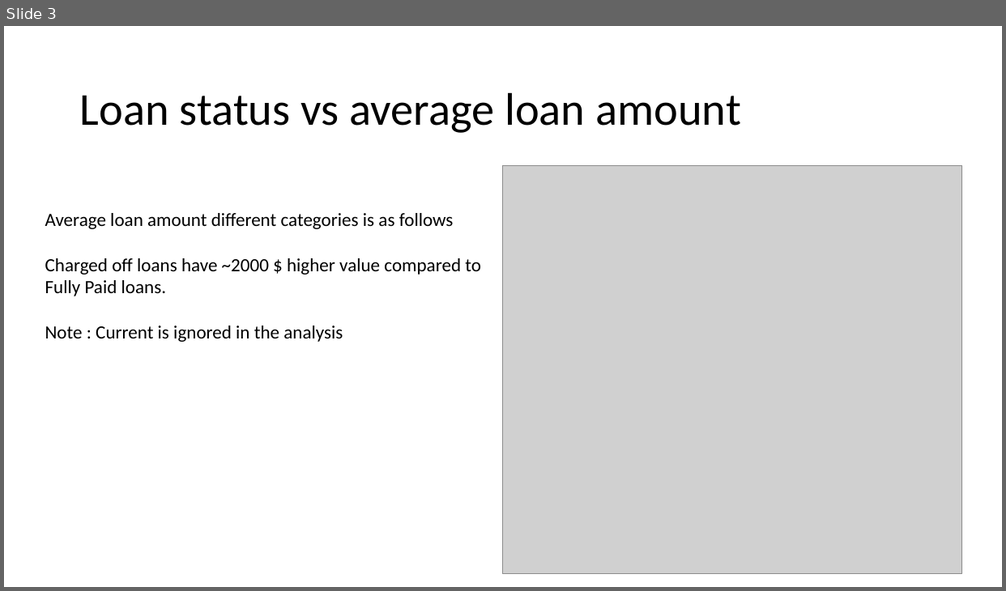
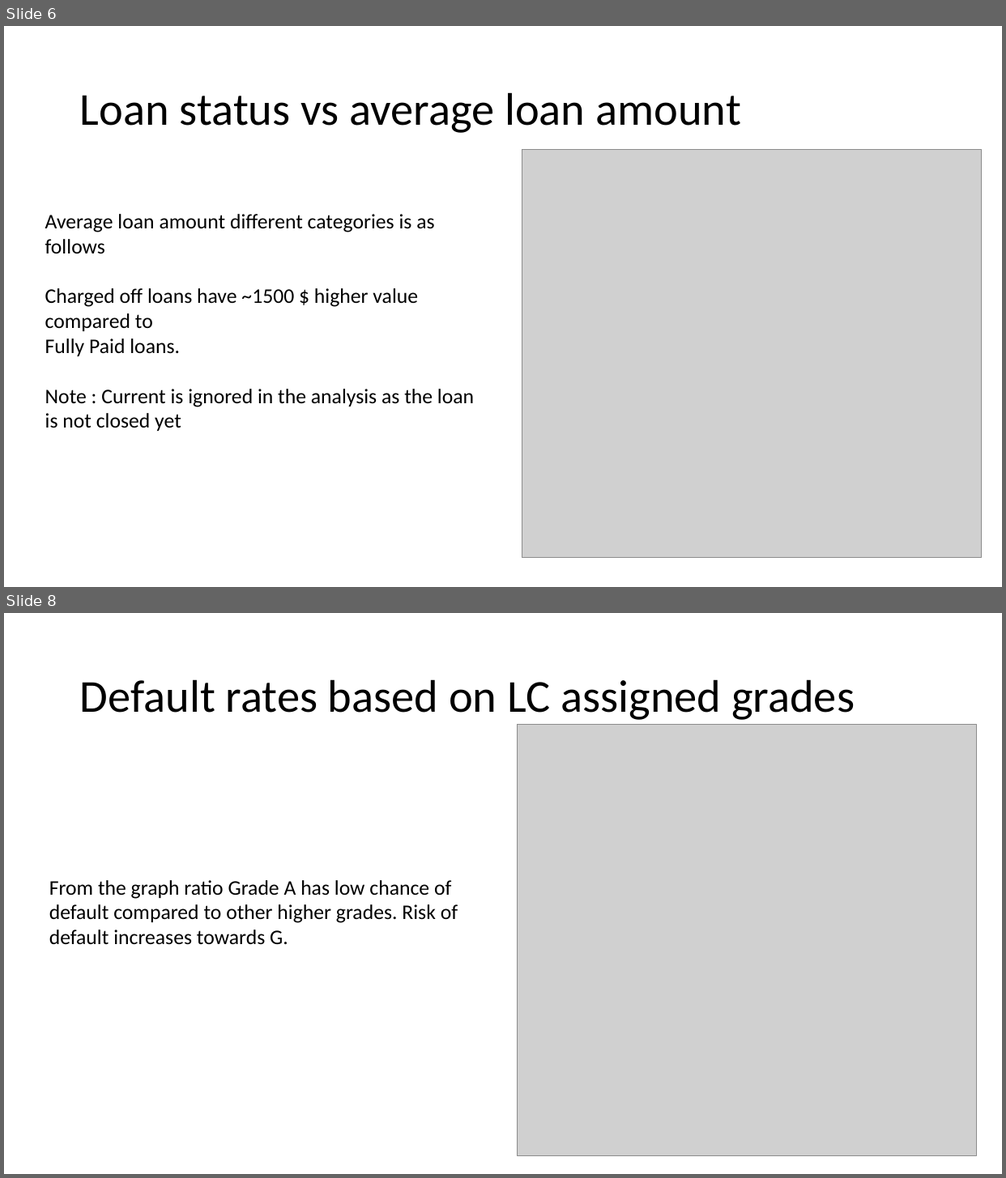
Before and after one commit to maheshh22/LendingClub, a slide deck: LendingCaseStudy.pptx. Shown one above the other, each under a label of ours: slide 3 before the commit, slides 6 and 8 after it; the slides between them are not shown. The pictures are 1006x591 and 1006x1178 pixels, drawn with LibreOffice and Linux fonts; fonts in the diff are those of the drawing; grey boxes stand for pictures. Boxes give left, top, right and bottom in pixels: in the first picture for what was removed or moved away, otherwise in the second. Text is boxed around its words. In the diff, an @@ line names an element or a change of style, - is before the commit and + after.

Commit message:
Add files via upload
Updated information based on further analysis.
Structured the presentation with problem statement, analysis and final summary.

```diff
--- a/LendingCaseStudy.pptx
+++ b/LendingCaseStudy.pptx
@@ slide 8 added at [4,613,1002,1174], background #FFFFFF @@
@@ title added at [80,679,854,720], 44 pt, text #000000 @@
+Default rates based on LC assigned grades
@@ picture added at [518,725,978,1156] @@
@@ text added at [49,880,458,945], 20 pt, text #000000 @@
+From the graph ratio Grade A has low chance of default compared to other higher grades. Risk of default increases towards G.
@@ what was slide 3 is now slide 6 @@
@@ slide 6 changed as well @@
@@ picture: place and size @@
-picture at [503,166,963,574]
+picture at [522,149,982,557]
@@ text at [45,214,434,356]: size 18 to 20 pt in "Average loan amount different categories is as ...", "Fully Paid loans." @@
@@ text at [45,288,418,331]: text changed; size 18 to 20 pt @@
-Charged off loans have ~2000 $ higher value compared to
+Charged off loans have ~1500 $ higher value compared to
@@ text at [45,389,474,431]: text changed; size 18 to 20 pt @@
-Note : Current is ignored in the analysis
+Note : Current is ignored in the analysis as the loan is not closed yet
```
Also in this commit, not shown: 5 other slides changed, 7 other slides added, 2 slides removed.
